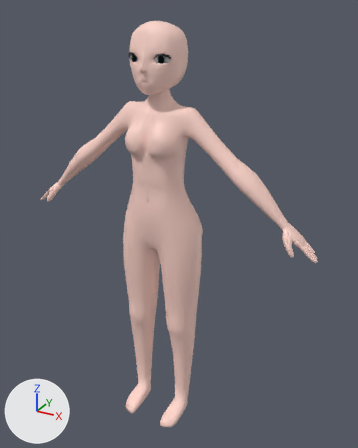
The Blender file Assets/Blend Files/Base 2.blend, before and after one commit.
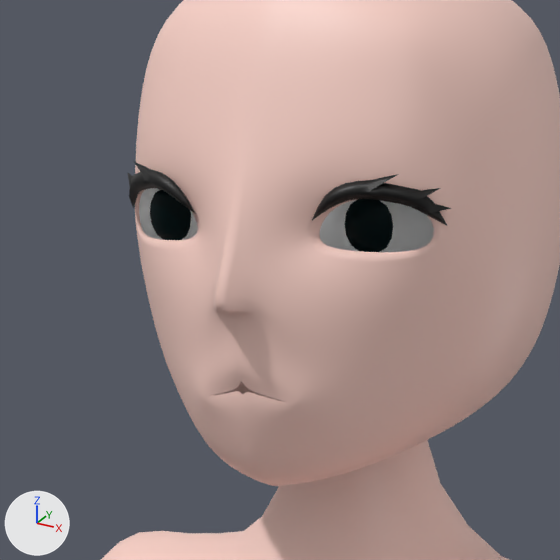
Old and new are each drawn whole from a camera (50 mm lens) standing at (0.81, -1.334, 1.462) and looking at (0.049, 0.049, 0.77) and again close up on the part from 31% to 52% of the width and 6% to 23% of the height. Every picture has the same lights, and +X, +Y and +Z are marked at lower left.

In view in the first close-up: 'Body', 'Eyelashes', 'Head', 'Plane'.
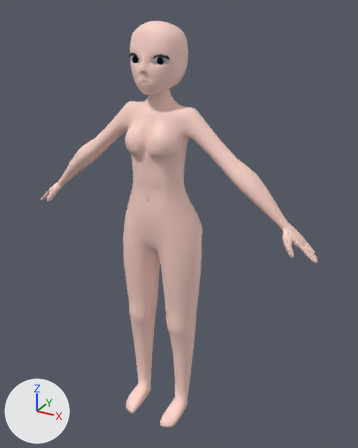
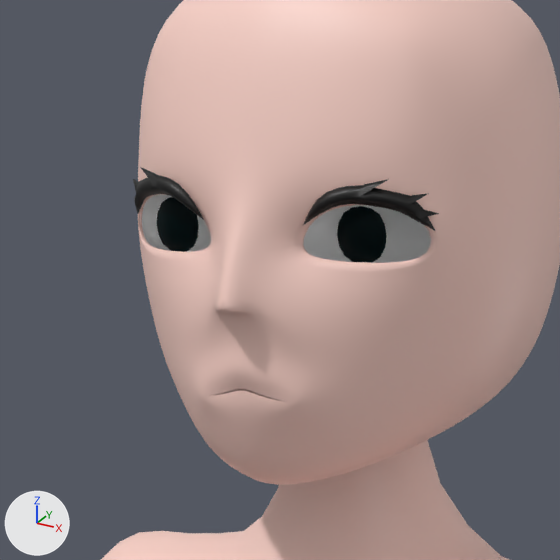
What changed in the scene script:
```text
Change me_mesh:
    used by ob_head; location = (0.0, 0.0, 0.0)
    remove me_mesh.from_pydata(...)  # 180 vertices, 162 faces; spans x 0.0..0.089, y -0.095..0.099, z 1.217..1.425
    add me_mesh.from_pydata(...)  # 180 vertices, 162 faces; spans x 0.0..0.089, y -0.092..0.099, z 1.217..1.425
    me_mesh part 1: 69 of 180 vertices moved; they spanned x 0.0..0.079, y -0.095..-0.012, z 1.275..1.35 and now span x 0.0..0.078, y -0.092..-0.011, z 1.275..1.348; mean shift (-0.002, 0.0, -0.003); largest move (0.026, -0.059, 1.315) -> (0.019, -0.061, 1.311)
Change me_cube_003:
    where me_cube_003.from_pydata(...)  # 124 vertices, 122 faces; spans x 0.0267..0.0751, y -0.065..-0.0371, z 1.3216..1.3414
    used by ob_eyelashes; location = (0.0, 0.0, 0.0)
    me_cube_003 part 2: the whole mesh is scaled about its middle by (1, 0.907, 1), then moved by (-0.0039, -0.0013, -0.002)
Change me_plane:
    where me_plane.from_pydata(...)  # 25 vertices, 16 faces; spans x 0.0356..0.0566, y -0.0548..-0.0505, z 1.311..1.332
    used by ob_plane; location = (0.0, 0.0, 0.0)
    me_plane part 3: the whole mesh is scaled about its middle by 1.02, then moved by (-0.0032, 0.0, -0.0037)
Change ob_head:
    add _m = ob_head.modifiers.new('Mirror', 'MIRROR')
    remove _m = ob_head.modifiers.new('Mirror', 'MIRROR')
```

Boxes (x1, y1, x2, y2) around the edits, measured in the close-ups (560 x 560 px; the box of a moved part takes in the faces that stretch with it):
'Head', reshaped, modifiers changed
    before: (135, 0, 560, 486)
    after: (138, 0, 560, 485)
'Plane', mesh rescaled (6% taller)
    before: (150, 190, 393, 252)
    after: (157, 197, 387, 263)
'Eyelashes', mesh rescaled
    before: (128, 161, 451, 225)
    after: (133, 167, 439, 231)
part 1 of me_mesh, moved or reshaped
    before: (135, 78, 511, 390)
    after: (138, 80, 510, 390)
